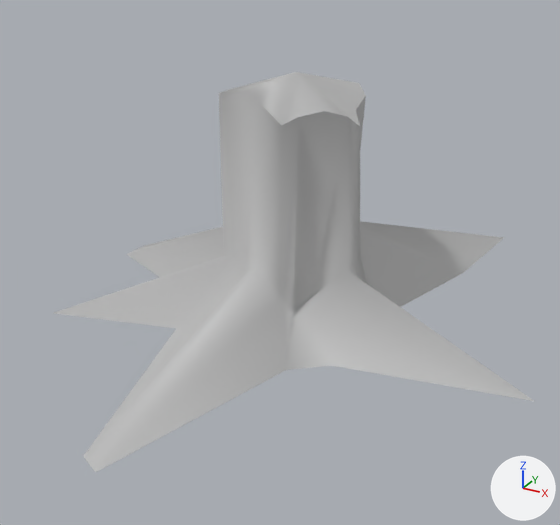
Renders of the FBX model MakeIt/Content/Environment/ChoppedTree.fbx from each side of a commit.
Both versions are drawn from a camera (50 mm lens) standing at (1.86, -3.54, 1.8) and looking at (0.08, -0.31, 0.18). Every picture has the same lights, and +X, +Y and +Z are marked at lower right. Where no turn or scale is listed for an object, it has been applied to the vertices.
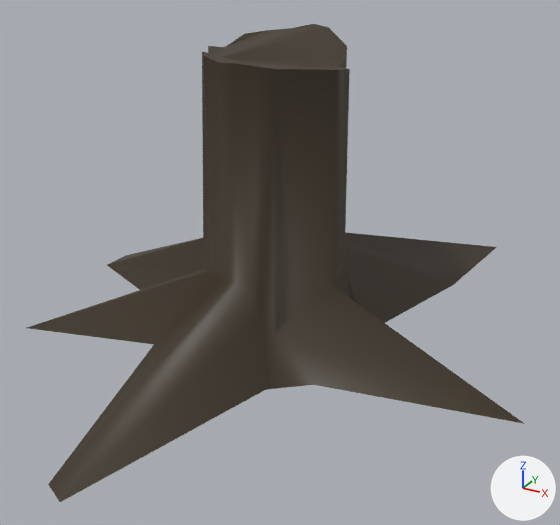
The change in detail:
Material 'lambert1' (mat_lambert1) changes colour from grey #bcbcbc to brown #3c3122; in linear values from (0.5, 0.5, 0.5) to (0.0451, 0.0306, 0.0159).
Mesh me_mesh_001_1 is new.
It has 58 vertices, 74 faces and spans x -1.31..1.43, y -1.7..1.62, z -0.21..1.32.
It uses material mat_lambert1 (brown #3c3122).
Object 'pCylinder3' (ob_pcylinder3) now shows nothing instead of me_mesh.
Object 'polySurface1' (ob_polysurface1) is new; it shows me_mesh_001_1.
Its location is (0.0, -0.199, 0.0).

Location of each change, (x1, y1, x2, y2) in pixels of the pictures (560 x 525 px):
'polySurface1', added (brown)
    after: (27, 24, 524, 502)
'pCylinder3', no longer drawn
    before: (54, 72, 534, 472)
